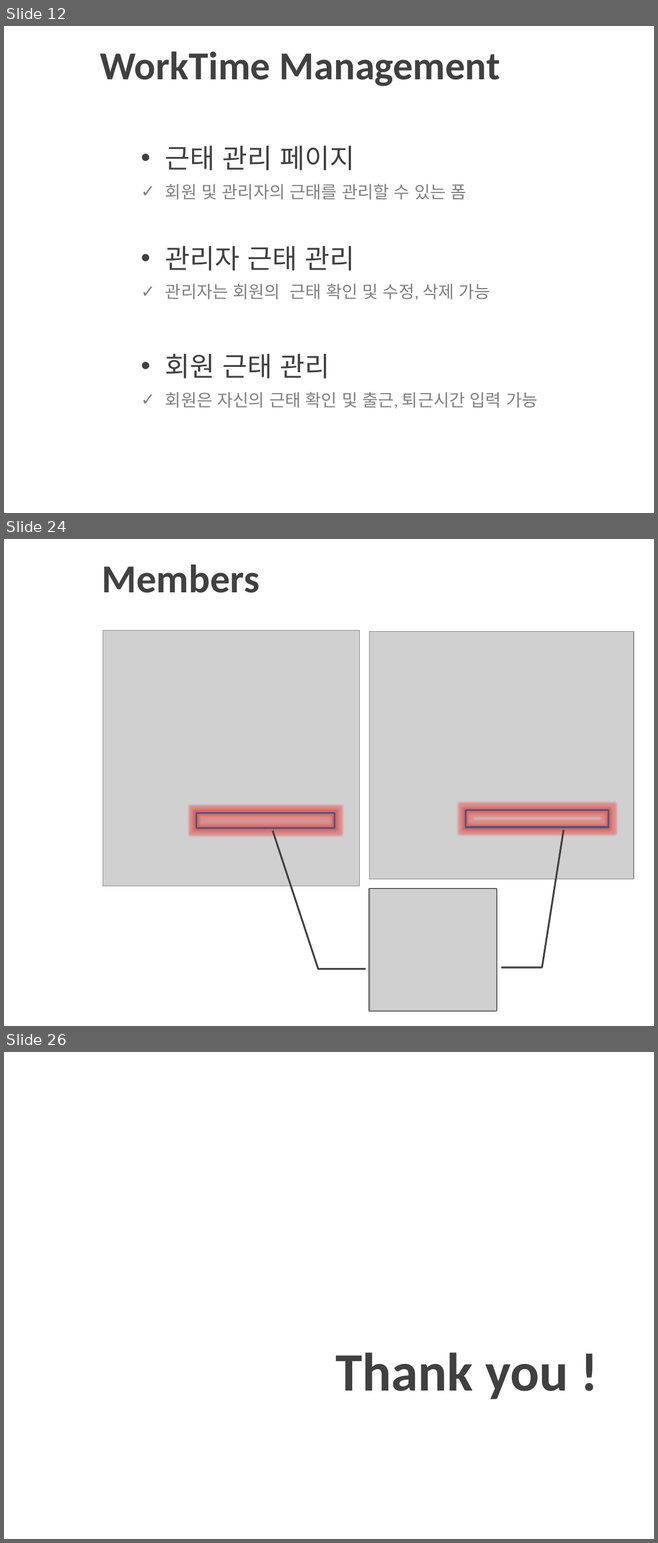
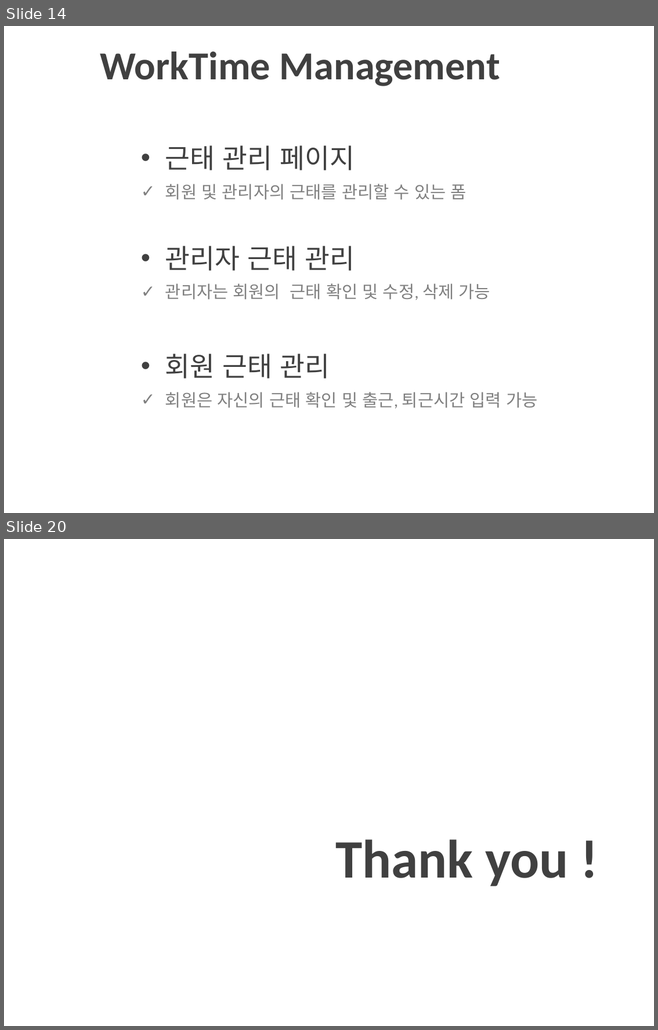
Before and after one commit to itbanked/H_Project, a slide deck: Info/AprilProject_PPT.pptx. Shown one above the other, each under a label of ours: slides 12, 24 and 26 before the commit, slides 14 and 20 after it; the slides between them are not shown. The pictures are 658x1543 and 658x1030 pixels, drawn with LibreOffice and Linux fonts; fonts in the diff are those of the drawing; grey boxes stand for pictures; background and template pictures are left out. Boxes give left, top, right and bottom in pixels: in the first picture for what was removed or moved away, otherwise in the second. Text is boxed around its words. In the diff, an @@ line names an element or a change of style, - is before the commit and + after.

```diff
--- a/Info/AprilProject_PPT.pptx
+++ b/Info/AprilProject_PPT.pptx
@@ slide 24 removed at (x1=4, y1=539, x2=654, y2=1026), background picture (left out) @@
@@ text removed at (x1=101, y1=565, x2=259, y2=593) @@
-Members
@@ picture removed at (x1=103, y1=631, x2=360, y2=886) @@
@@ picture removed at (x1=369, y1=631, x2=633, y2=879) @@
@@ rectangle removed at (x1=197, y1=813, x2=335, y2=829) @@
@@ rectangle removed at (x1=465, y1=810, x2=608, y2=827) @@
@@ border callout removed at (x1=370, y1=889, x2=496, y2=1011) @@
@@ border callout removed at (x1=370, y1=889, x2=496, y2=1011) @@
@@ picture removed at (x1=370, y1=889, x2=496, y2=1011) @@
@@ what was slide 12 is now slide 14 @@
@@ what was slide 26 is now slide 20 @@
```
Also in this commit, not shown: 7 slides changed, 6 slides added, 11 other slides removed, 2 other files.
